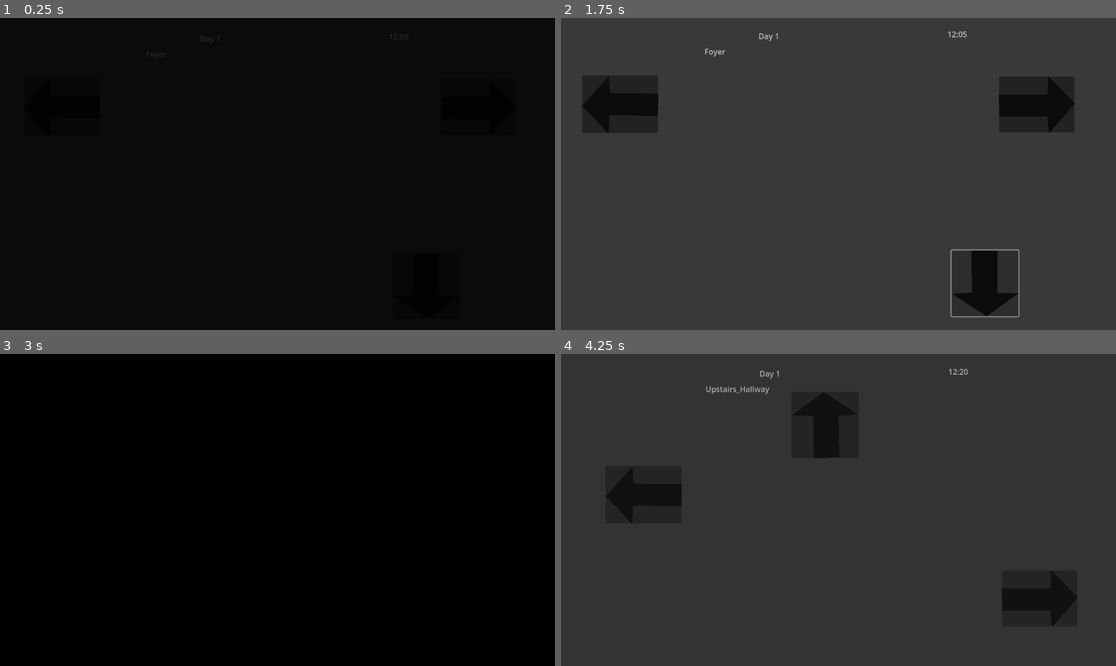
Above: before the commit, frames 1-4 (two rows, left to right).
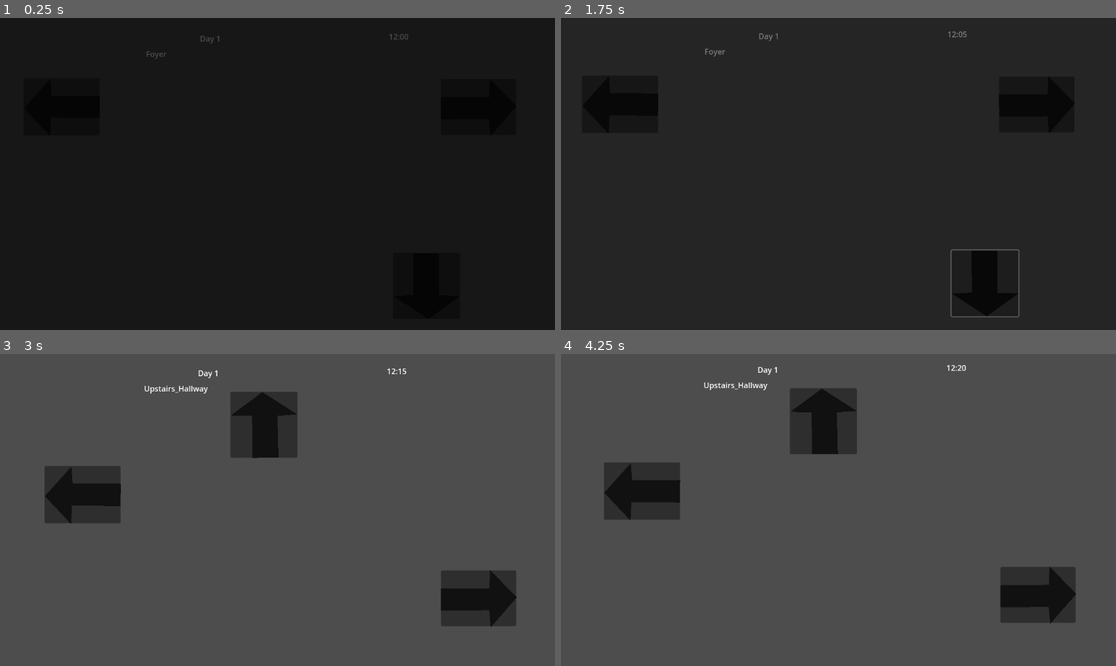
Above: after the commit, the same moments.

Repository: OblivionGoose/ela-project
Game: Godot game, scene res://scenes/game_controller.tscn
The game is run twice, just before and just after one commit, with the same random seed, the same clock (stepped at 60 frames per second) and the same inputs. This scene is started directly instead of the project's main scene.
Inputs (mouse positions are in pixels of both pictures, inside the frame that each line leads up to):
- Up to frame 1 (0.25 s): no input
- Up to frame 2 (1.75 s): tap Enter (ui_accept) at 0.5, 0.77 s; hold Right (ui_right) 0.53-1.25 s; click (988, 283) at 1.25 s
- Up to frame 3 (3 s): hold Right (ui_right) 2.03-2.78 s; tap Enter (ui_accept) at 2.27 s; hold Left (ui_left) from 2.78 s (still down)
- Up to frame 4 (4.25 s): release Left (ui_left) at 3.53 s; hold Right (ui_right) from 3.53 s (still down); tap Enter (ui_accept) at 3.77 s

The runs differ from the first frame. In frame 1, less than 0.1% of the frame differs, in the area x 26-74%, y 5-14%; in frame 2, 0.4%; in frame 3, 97%, in the area x 0-100%, y 0-100%; in frame 4, 93%.

Commit message:
just fixed the transitions

Diff:
--- a/scenes/Room Scenes/Basement_room.tscn
+++ b/scenes/Room Scenes/Basement_room.tscn
@@ -20,7 +20,7 @@
 uv = PackedVector2Array(-22.25, 83.75, 24.25, 59.25, -4.75, 55.75, -6.75, -15.25, -42.25, -16.25, -41.75, 46.25, -67.75, 52.75, -29.25, 83.75)
 
 [node name="Timer" type="Timer" parent="."]
-wait_time = 1.7999999999999998
+wait_time = 0.5
 
 [node name="Sprite2D" type="Sprite2D" parent="."]
 z_index = -1
--- a/scenes/Room Scenes/Study_room.tscn
+++ b/scenes/Room Scenes/Study_room.tscn
@@ -32,7 +32,7 @@
 uv = PackedVector2Array(-22.25, 83.75, 24.25, 59.25, -4.75, 55.75, -6.75, -15.25, -42.25, -16.25, -41.75, 46.25, -67.75, 52.75, -29.25, 83.75)
 
 [node name="Timer" type="Timer" parent="."]
-wait_time = 1.7999999999999998
+wait_time = 0.5
 
 [node name="BlackTransition" type="Polygon2D" parent="."]
 modulate = Color(1, 1, 1, 0)
--- a/scenes/Room Scenes/bathroom.tscn
+++ b/scenes/Room Scenes/bathroom.tscn
@@ -19,7 +19,7 @@
 uv = PackedVector2Array(-22.25, 83.75, 24.25, 59.25, -4.75, 55.75, -6.75, -15.25, -42.25, -16.25, -41.75, 46.25, -67.75, 52.75, -29.25, 83.75)
 
 [node name="Timer" type="Timer" parent="."]
-wait_time = 1.7999999999999998
+wait_time = 0.5
 
 [node name="BlackTransition" type="Polygon2D" parent="."]
 modulate = Color(1, 1, 1, 0)
--- a/scenes/Room Scenes/bedroom.tscn
+++ b/scenes/Room Scenes/bedroom.tscn
@@ -19,7 +19,7 @@
 uv = PackedVector2Array(-22.25, 83.75, 24.25, 59.25, -4.75, 55.75, -6.75, -15.25, -42.25, -16.25, -41.75, 46.25, -67.75, 52.75, -29.25, 83.75)
 
 [node name="Timer" type="Timer" parent="."]
-wait_time = 1.7999999999999998
+wait_time = 0.5
 
 [node name="BlackTransition" type="Polygon2D" parent="."]
 modulate = Color(1, 1, 1, 0)
--- a/scenes/Room Scenes/foyer_room.tscn
+++ b/scenes/Room Scenes/foyer_room.tscn
@@ -47,7 +47,7 @@
 uv = PackedVector2Array(-22.25, 83.75, 24.25, 59.25, -4.75, 55.75, -6.75, -15.25, -42.25, -16.25, -41.75, 46.25, -67.75, 52.75, -29.25, 83.75)
 
 [node name="Timer" type="Timer" parent="."]
-wait_time = 1.7999999999999998
+wait_time = 0.5
 
 [node name="BlackTransition" type="Polygon2D" parent="."]
 modulate = Color(1, 1, 1, 0)
--- a/scenes/Room Scenes/kitchen_room.tscn
+++ b/scenes/Room Scenes/kitchen_room.tscn
@@ -19,7 +19,7 @@
 uv = PackedVector2Array(-22.25, 83.75, 24.25, 59.25, -4.75, 55.75, -6.75, -15.25, -42.25, -16.25, -41.75, 46.25, -67.75, 52.75, -29.25, 83.75)
 
 [node name="Timer" type="Timer" parent="."]
-wait_time = 1.7999999999999998
+wait_time = 0.5
 
 [node name="BlackTransition" type="Polygon2D" parent="."]
 modulate = Color(1, 1, 1, 0)
--- a/scenes/Room Scenes/living_room.tscn
+++ b/scenes/Room Scenes/living_room.tscn
@@ -32,7 +32,7 @@
 uv = PackedVector2Array(-22.25, 83.75, 24.25, 59.25, -4.75, 55.75, -6.75, -15.25, -42.25, -16.25, -41.75, 46.25, -67.75, 52.75, -29.25, 83.75)
 
 [node name="Timer" type="Timer" parent="."]
-wait_time = 1.7999999999999998
+wait_time = 0.5
 
 [node name="BlackTransition" type="Polygon2D" parent="."]
 modulate = Color(1, 1, 1, 0)
--- a/scenes/Room Scenes/upstairs_hallway.tscn
+++ b/scenes/Room Scenes/upstairs_hallway.tscn
@@ -45,7 +45,7 @@
 uv = PackedVector2Array(-22.25, 83.75, 24.25, 59.25, -4.75, 55.75, -6.75, -15.25, -42.25, -16.25, -41.75, 46.25, -67.75, 52.75, -29.25, 83.75)
 
 [node name="Timer" type="Timer" parent="."]
-wait_time = 1.7999999999999998
+wait_time = 0.5
 
 [node name="BlackTransition" type="Polygon2D" parent="."]
 modulate = Color(1, 1, 1, 0)
--- a/scripts/World2d.gd
+++ b/scripts/World2d.gd
@@ -116,7 +116,7 @@
 		if opacity == 0:
 			is_fade_out = false
 		else:
-			opacity -= .01
+			opacity -= .02
 			_fade()
 # Processes idle Camera movement.
 	var Camera = $Camera2D
--- a/scripts/room scripts/basement_room.gd
+++ b/scripts/room scripts/basement_room.gd
@@ -26,7 +26,7 @@
 	var black_screen = $BlackTransition
 
 	if fade:
-		opacity += 0.01
+		opacity += 0.02
 		black_screen.modulate = Color(1,1,1,opacity)
 	else:
 		black_screen.modulate = Color(1,1,1,0)
--- a/scripts/room scripts/bathroom.gd
+++ b/scripts/room scripts/bathroom.gd
@@ -25,7 +25,7 @@
 	var black_screen = $BlackTransition
 
 	if fade:
-		opacity += 0.01
+		opacity += 0.02
 		black_screen.modulate = Color(1,1,1,opacity)
 	else:
 		black_screen.modulate = Color(1,1,1,0)
--- a/scripts/room scripts/foyer_room.gd
+++ b/scripts/room scripts/foyer_room.gd
@@ -53,7 +53,7 @@
 	var black_screen = $BlackTransition
 
 	if fade:
-		opacity += 0.01
+		opacity += 0.02
 		black_screen.modulate = Color(1,1,1,opacity)
 	else:
 		black_screen.modulate = Color(1,1,1,0)
--- a/scripts/room scripts/kitchen_room.gd
+++ b/scripts/room scripts/kitchen_room.gd
@@ -25,7 +25,7 @@
 	var black_screen = $BlackTransition
 
 	if fade:
-		opacity += 0.01
+		opacity += 0.02
 		black_screen.modulate = Color(1,1,1,opacity)
 	else:
 		black_screen.modulate = Color(1,1,1,0)
--- a/scripts/room scripts/living_room.gd
+++ b/scripts/room scripts/living_room.gd
@@ -41,7 +41,7 @@
 	var black_screen = $BlackTransition
 
 	if fade:
-		opacity += 0.01
+		opacity += 0.02
 		black_screen.modulate = Color(1,1,1,opacity)
 	else:
 		black_screen.modulate = Color(1,1,1,0)
--- a/scripts/room scripts/study_room.gd
+++ b/scripts/room scripts/study_room.gd
@@ -39,7 +39,7 @@
 	var black_screen = $BlackTransition
 
 	if fade:
-		opacity += 0.01
+		opacity += 0.02
 		black_screen.modulate = Color(1,1,1,opacity)
 	else:
 		black_screen.modulate = Color(1,1,1,0)
--- a/scripts/room scripts/upstairs_hallway.gd
+++ b/scripts/room scripts/upstairs_hallway.gd
@@ -52,7 +52,7 @@
 	var black_screen = $BlackTransition
 
 	if fade:
-		opacity += 0.01
+		opacity += 0.02
 		black_screen.modulate = Color(1,1,1,opacity)
 	else:
 		black_screen.modulate = Color(1,1,1,0)
